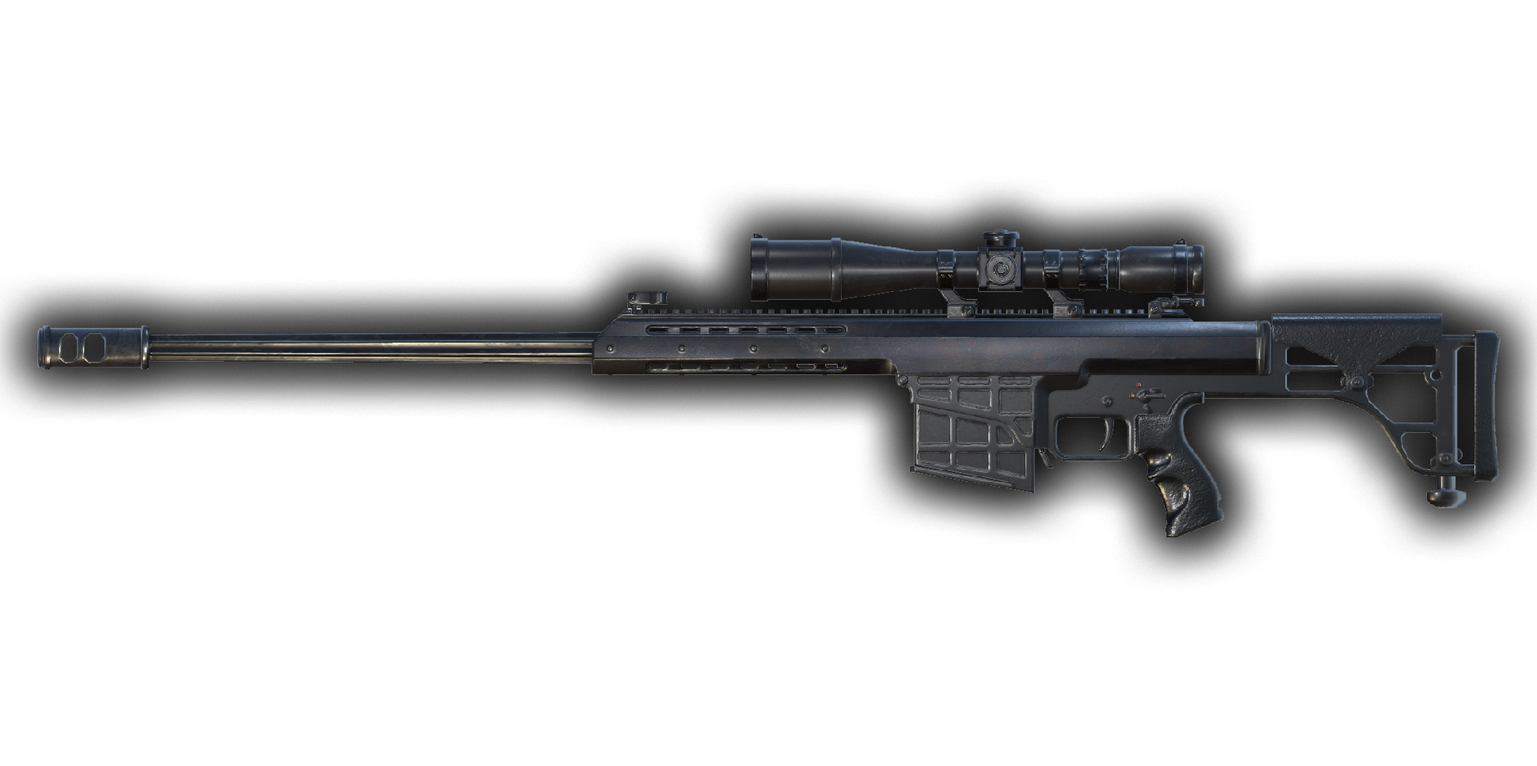
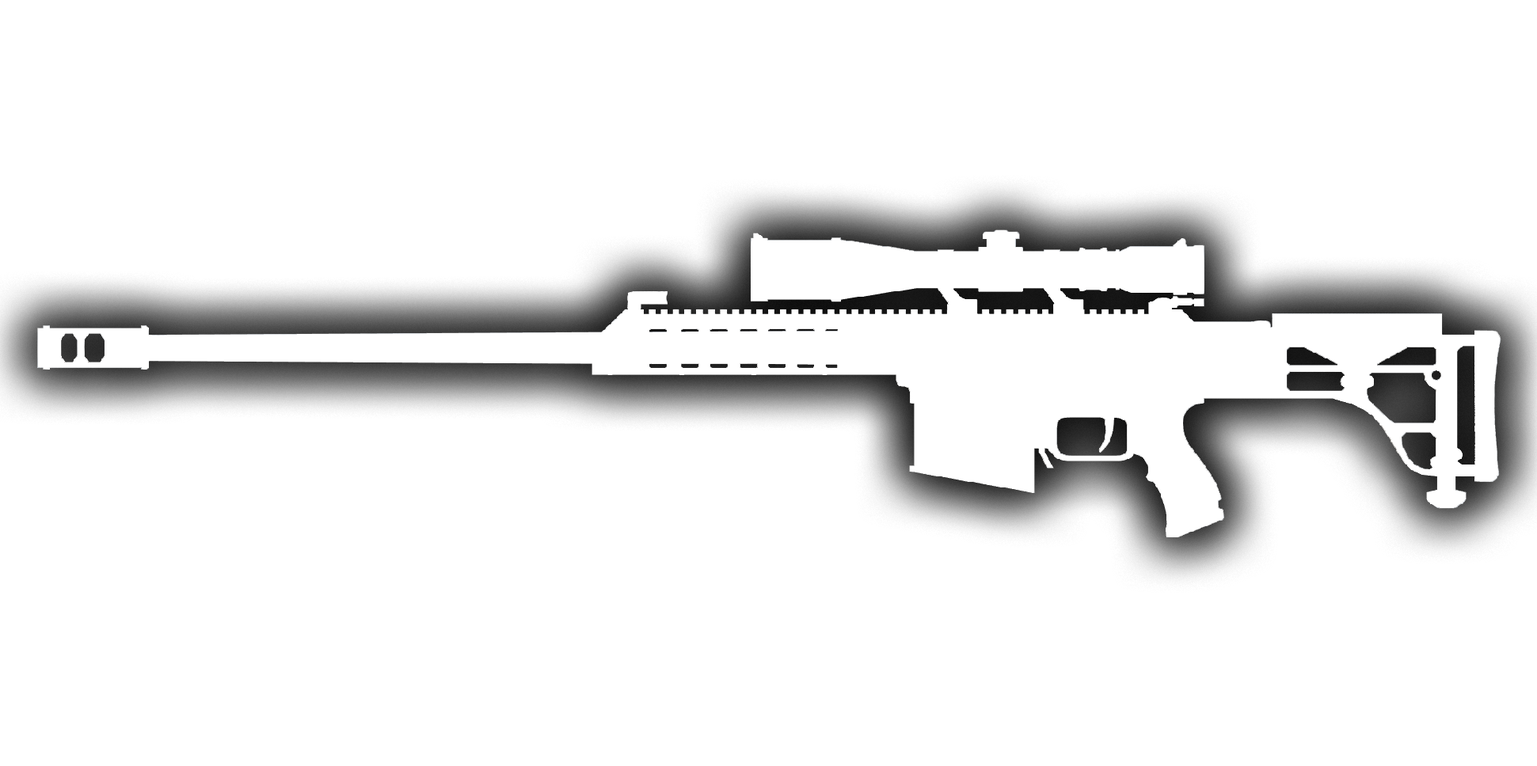
Layered file, before and after one edit (1537×766). Changes by layer:
added layer "Layer 1 copy" above "Layer 1" over [37, 229, 1502, 538]
